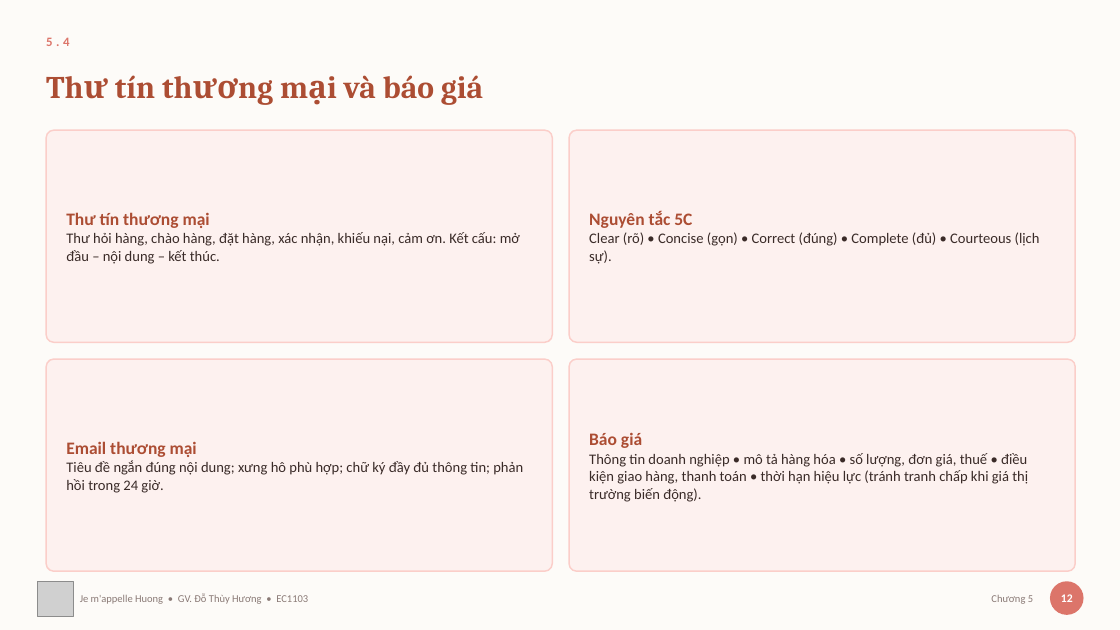
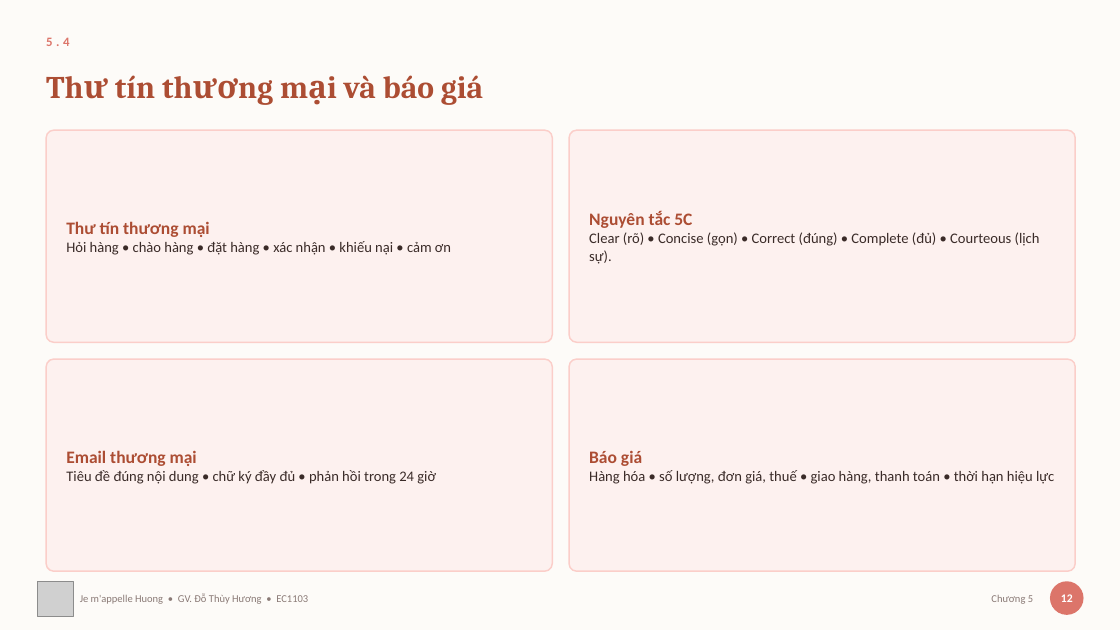
Before and after one commit to thuyhuongctu/ComDraft, a slide deck: slide 16 of slides/05-soan-thao-van-ban.pptx. Drawn at 1120x630 pixels with LibreOffice and Linux fonts; fonts in the diff are those of the drawing; grey boxes stand for pictures. Boxes give left, top, right and bottom in pixels: in the first picture for what was removed or moved away, otherwise in the second. Text is boxed around its words. In the diff, an @@ line names an element or a change of style, - is before the commit and + after.

```diff
--- a/slides/05-soan-thao-van-ban.pptx
+++ b/slides/05-soan-thao-van-ban.pptx
@@ text at box(66, 241, 451, 255): text changed @@
-Thư hỏi hàng, chào hàng, đặt hàng, xác nhận, khiếu nại, cảm ơn. Kết cấu: mở đầu – nội dung – kết thúc.
+Hỏi hàng • chào hàng • đặt hàng • xác nhận • khiếu nại • cảm ơn
@@ text at box(66, 470, 436, 484): text changed @@
-Tiêu đề ngắn đúng nội dung; xưng hô phù hợp; chữ ký đầy đủ thông tin; phản hồi trong 24 giờ.
+Tiêu đề đúng nội dung • chữ ký đầy đủ • phản hồi trong 24 giờ
@@ text at box(589, 470, 1054, 484): text changed @@
-Thông tin doanh nghiệp • mô tả hàng hóa • số lượng, đơn giá, thuế • điều kiện giao hàng, thanh toán • thời hạn hiệu lực (tránh tranh chấp khi giá thị trường biến động).
+Hàng hóa • số lượng, đơn giá, thuế • giao hàng, thanh toán • thời hạn hiệu lực
```
Also in this commit, not shown: 6 other slides changed, 30 other files.
